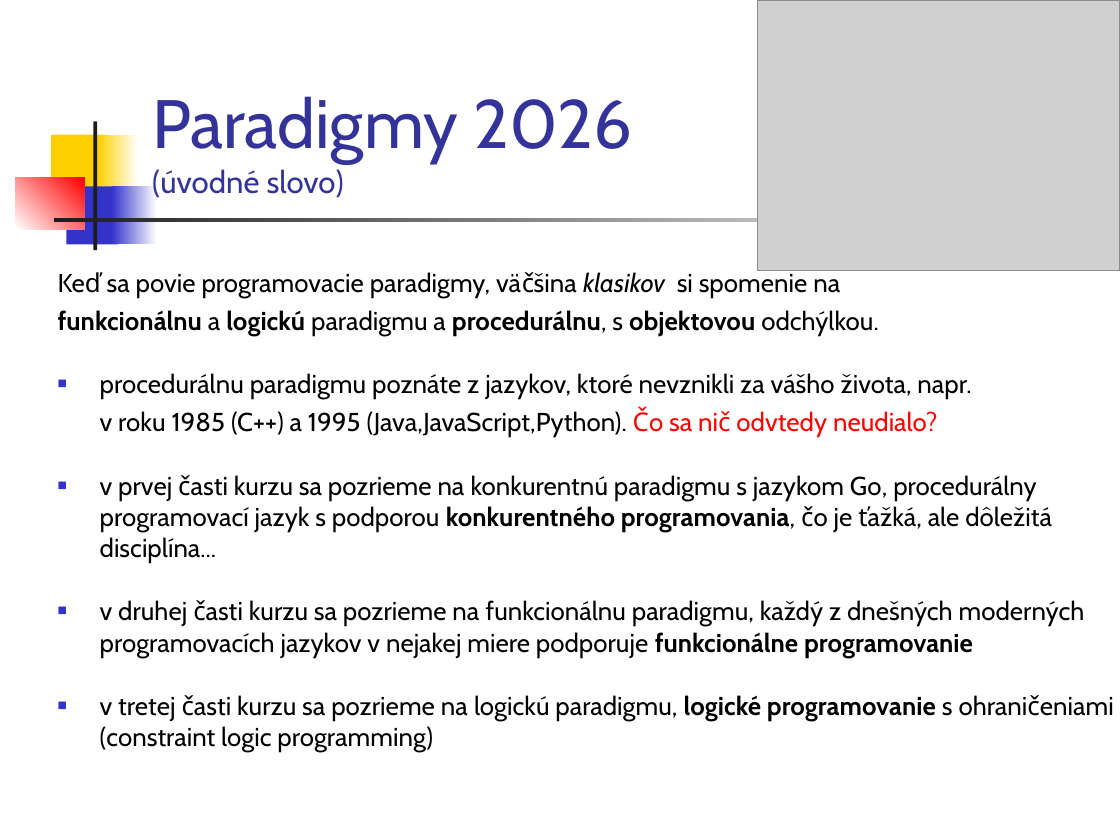
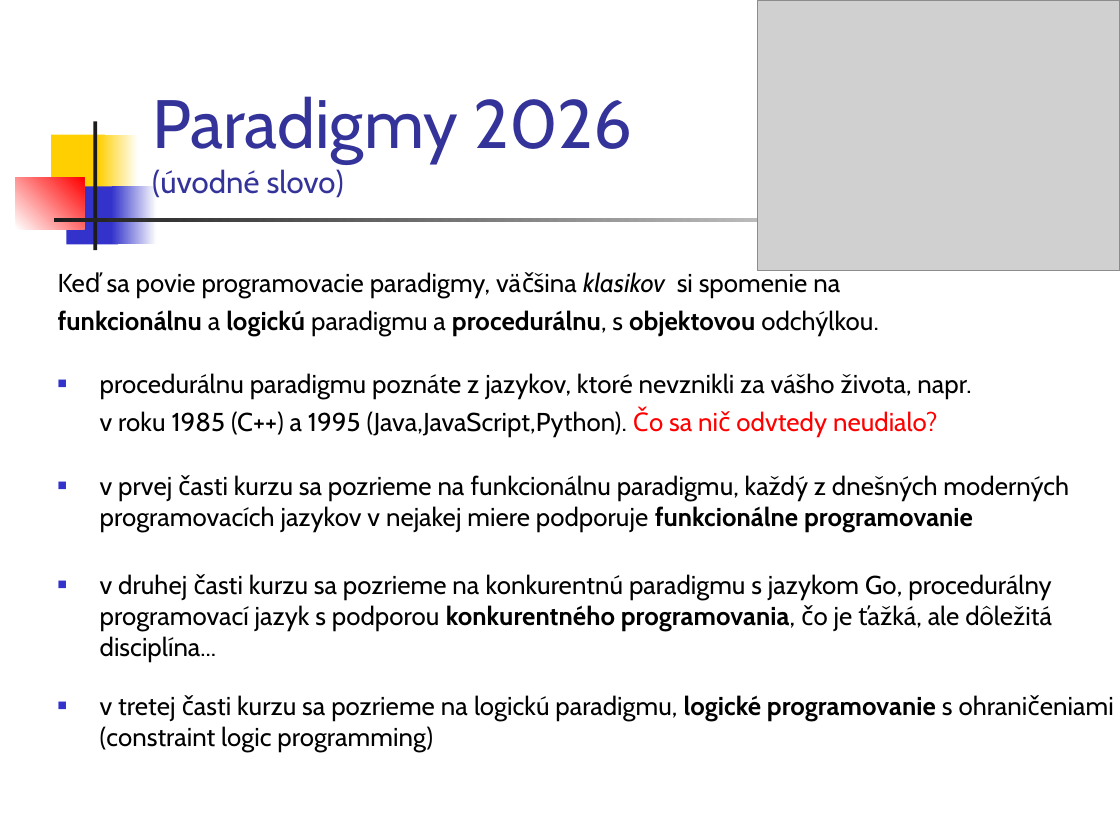
Before and after one commit to paradigmy/Prednasky, a slide deck: slide 2 of 01/uvod.ppt. Drawn at 1120x840 pixels with LibreOffice and Linux fonts; fonts in the diff are those of the drawing; grey boxes stand for pictures. Boxes give left, top, right and bottom in pixels: in the first picture for what was removed or moved away, otherwise in the second. Text is boxed around its words. In the diff, an @@ line names an element or a change of style, - is before the commit and + after.

```diff
--- a/01/uvod.ppt
+++ b/01/uvod.ppt
@@ text at [100, 475, 1069, 661]: text changed @@
-■ v prvej časti kurzu sa pozrieme na konkurentnú paradigmu s jazykom Go, procedurálny programovací jazyk s podporou konkurentného programovania, čo je ťažká, ale dôležitá disciplína...
-■ v druhej časti kurzu sa pozrieme na funkcionálnu paradigmu, každý z dnešných moderných programovacích jazykov v nejakej miere podporuje funkcionálne programovanie
+■ v prvej časti kurzu sa pozrieme na funkcionálnu paradigmu, každý z dnešných moderných programovacích jazykov v nejakej miere podporuje funkcionálne programovanie
+■ v druhej časti kurzu sa pozrieme na konkurentnú paradigmu s jazykom Go, procedurálny programovací jazyk s podporou konkurentného programovania, čo je ťažká, ale dôležitá disciplína...
```
Also in this commit, not shown: 14 other slides changed, 1 other file.
